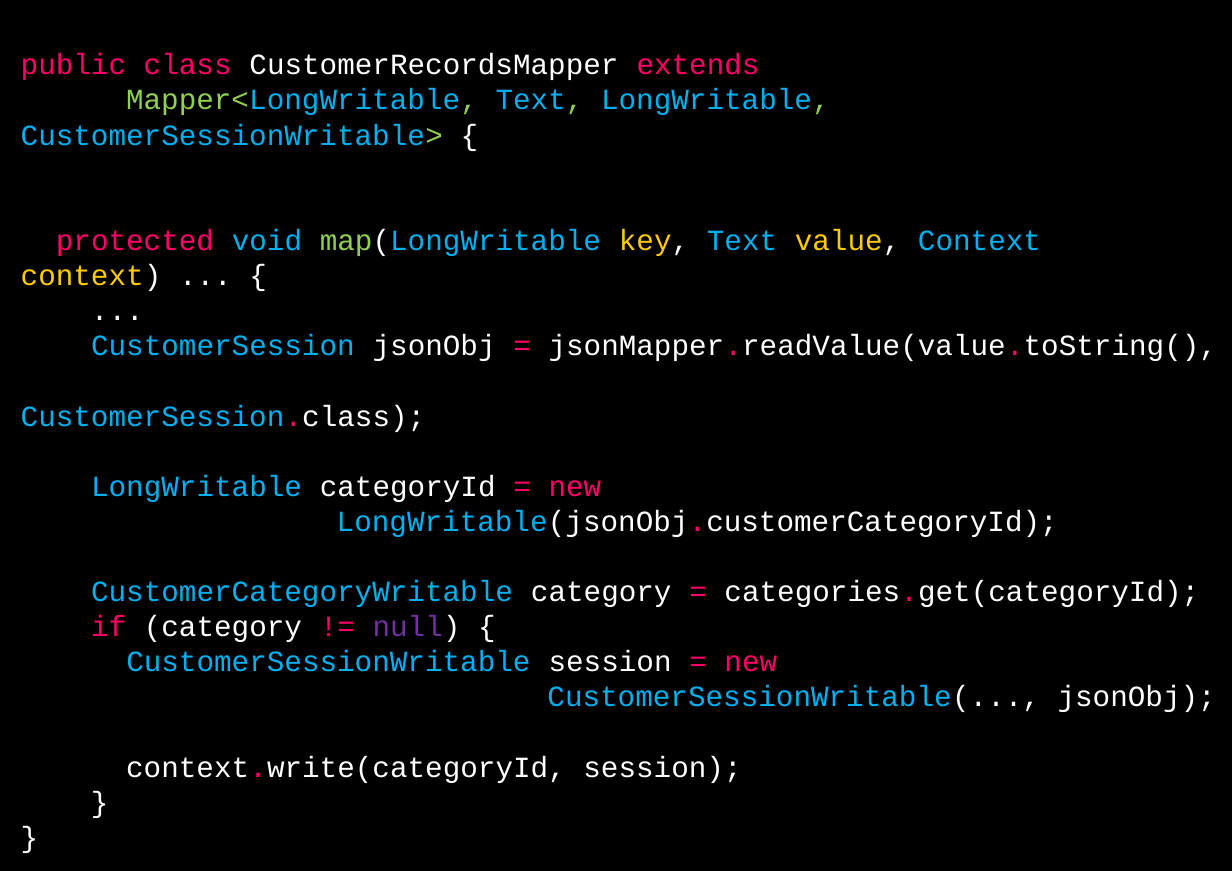
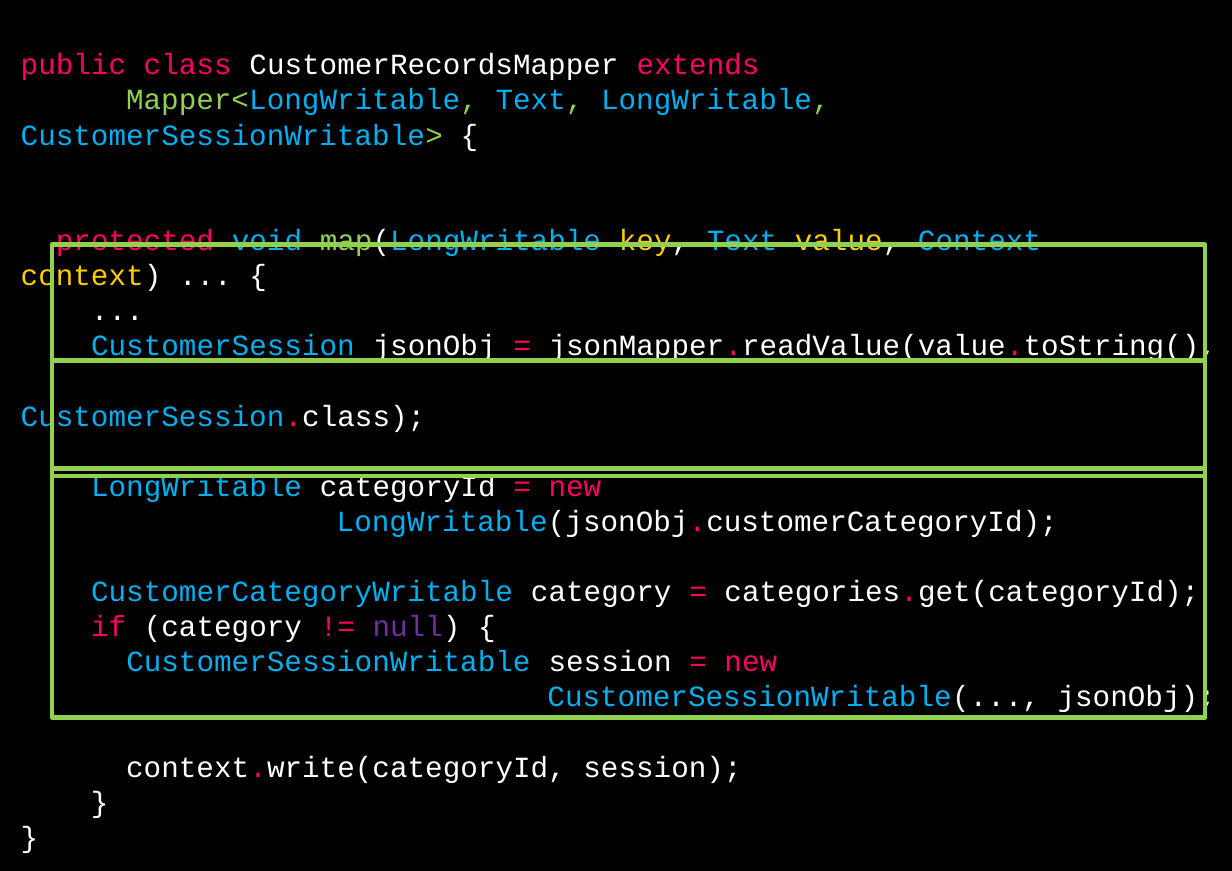
Before and after one commit to dzamurovic/coding-serbia-2014, a slide deck: slide 39 of coding-serbia.pptx. Drawn at 1232x871 pixels with LibreOffice and Linux fonts; fonts in the diff are those of the drawing. Boxes give left, top, right and bottom in pixels: in the first picture for what was removed or moved away, otherwise in the second. Text is boxed around its words. In the diff, an @@ line names an element or a change of style, - is before the commit and + after.

```diff
--- a/coding-serbia.pptx
+++ b/coding-serbia.pptx
@@ rectangle added at <box>52,245,1206,360</box>, outline #92D050 3 pt @@
@@ rectangle added at <box>52,360,1206,476</box>, outline #92D050 3 pt @@
@@ rectangle added at <box>52,469,1206,718</box>, outline #92D050 3 pt @@
```
Also in this commit, not shown: 6 other slides changed, 1 slide removed.
